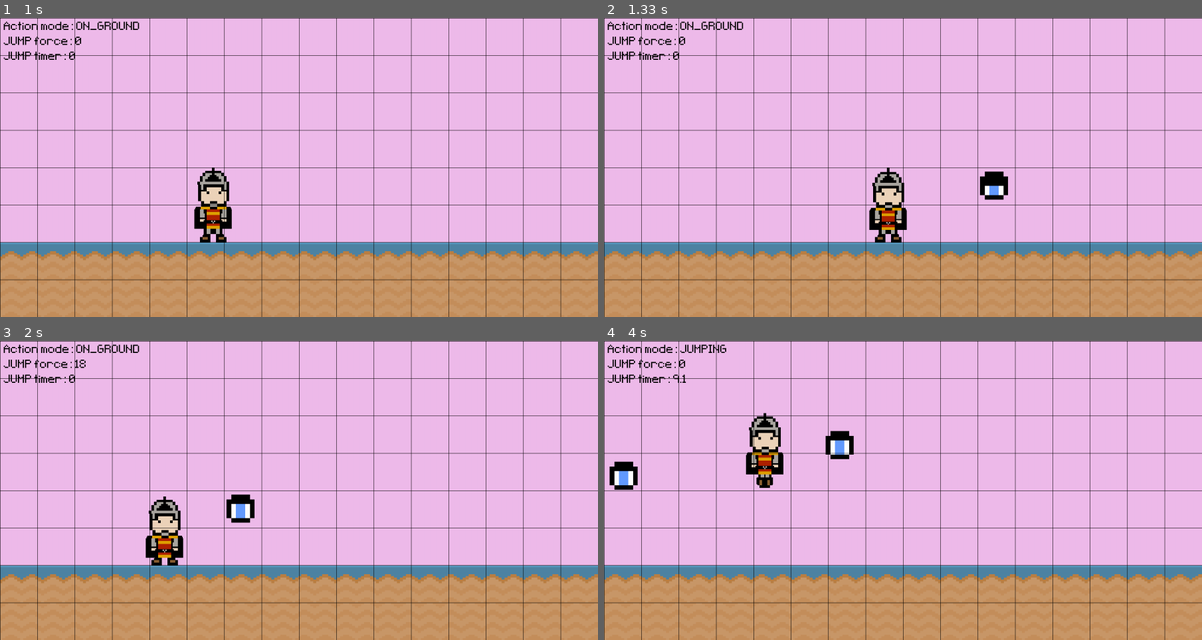
Above: before the commit, frames 1-4 (two rows, left to right).
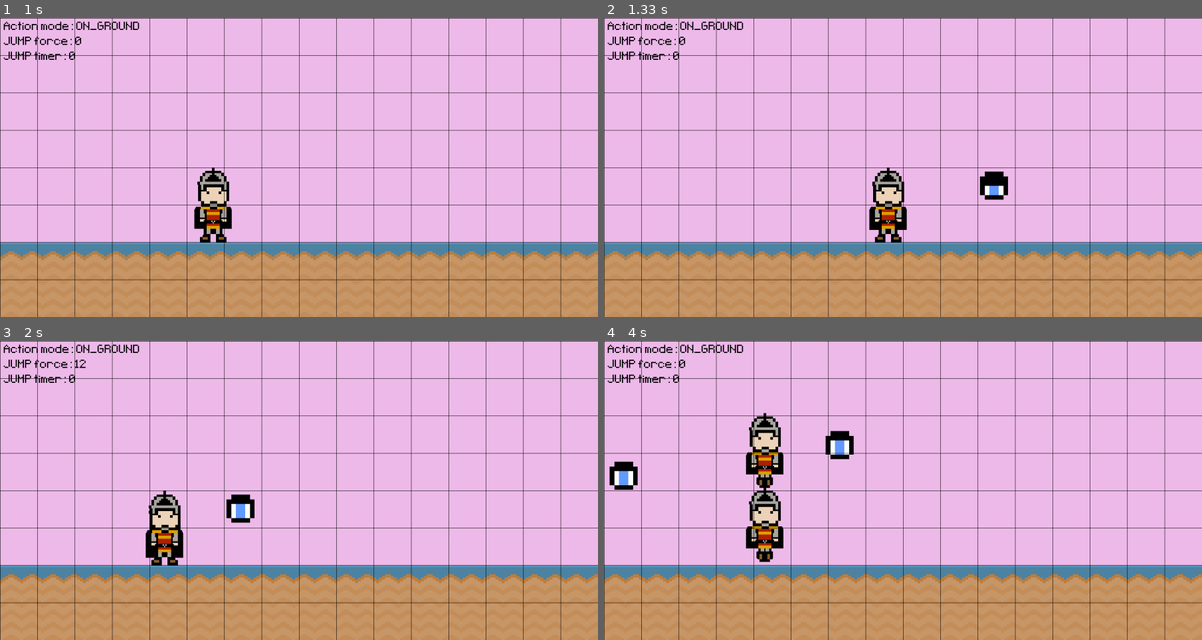
Above: after the commit, the same moments.

Repository: alo40/pygame_pininos
Game: pygame game, started from main_pininos.py
Same seed, same stepped clock (60 frames per second), same inputs: the game is played once before the commit and once after it.
Inputs:
- Up to frame 1 (1 s): hold Right 0.33-0.8 s; hold Right from 0.83 s (still down)
- Up to frame 2 (1.33 s): release Right at 1.3 s
- Up to frame 3 (2 s): hold Left 1.33-1.87 s; hold Down from 1.9 s (still down)
- Up to frame 4 (4 s): release Down at 2.2 s; hold Left 2.23-2.63 s; hold Right 2.67-3.3 s; hold Down 3.33-3.7 s; hold Left from 3.73 s (still down)

Frame 1 is identical in both runs. In frame 2, 0.3% of the frame differs, in the area x 44-51%, y 51-71%; in frame 3, 0.7%; in frame 4, 1.4%, in the area x 11-30%, y 1-74%.

Commit message:
added class Hero in main file

Diff:
--- a/main_pininos.py
+++ b/main_pininos.py
@@ -2,6 +2,128 @@
 from sys import exit
 from random import randint
 from enum import Enum
+
+class Hero(pg.sprite.Sprite):
+
+    def __init__(self):
+        super().__init__()
+
+        # parameters
+        self.jump_force = 0
+        self.jump_force_max = 100
+        self.jump_timer = 0
+        self.jump_velocity = 0
+        self.jump_pixel = 0
+        self.action = action.ON_GROUND
+
+        # standing frames
+        stand_01 = pg.image.load('graphics/soldier_simple_standing1.png').convert_alpha()
+        stand_02 = pg.image.load('graphics/soldier_simple_standing2.png').convert_alpha()
+        stand_03 = pg.image.load('graphics/soldier_simple_standing1.png').convert_alpha()
+        stand_04 = stand_02
+        standing_frames = [stand_01, stand_02, stand_03, stand_04]
+
+        # crouching frames
+        crouch_01 = pg.image.load('graphics/soldier_simple_jumping2.png').convert_alpha()
+        crouch_02 = pg.image.load('graphics/soldier_simple_jumping3.png').convert_alpha()
+        crouch_03 = pg.image.load('graphics/soldier_simple_jumping4.png').convert_alpha()
+        crouch_04 = pg.image.load('graphics/soldier_simple_jumping5.png').convert_alpha()
+        crouch_05 = pg.image.load('graphics/soldier_simple_jumping6.png').convert_alpha()
+        crouch_06 = pg.image.load('graphics/soldier_simple_jumping7.png').convert_alpha()
+        crouch_07 = pg.image.load('graphics/soldier_simple_jumping8.png').convert_alpha()
+        crouch_08 = pg.image.load('graphics/soldier_simple_jumping9.png').convert_alpha()
+        crouching_frames = [crouch_01, crouch_02, crouch_03, crouch_04,
+                            crouch_05, crouch_06, crouch_07, crouch_08]
+
+        # jumping frames
+        jump_01 = pg.image.load('graphics/soldier_simple_jumping10.png').convert_alpha()  # jumping
+        jumping_frames = [jump_01]
+
+        self.frames = standing_frames + crouching_frames + jumping_frames
+        self.frame_index = 0
+        self.image = self.frames[self.frame_index]
+
+        self.image = pg.image.load('graphics/soldier_simple_standing1.png').convert_alpha()
+        self.rect = self.image.get_rect(midbottom=(200, screen_height - ground_rect.height))
+
+    # def animation(self):
+    #     self.frame_index = 0
+    #     self.image = self.frames[self.frame_index]
+
+    def update(self):
+        # self.standing()
+        self.walking()
+        self.jumping()
+
+    def standing(self):
+
+        # animation
+        self.frame_index += 1
+        if self.frame_index > 3:
+            self.frame_index = 0
+        self.image = self.frames[self.frame_index]
+
+    def walking(self):
+
+        global screen_width, screen_height
+
+        # get key
+        keys = pg.key.get_pressed()
+
+        # press keyboard left
+        if keys[pg.K_LEFT]:
+            self.rect.x -= move_speed
+
+        # press keyboard right
+        elif keys[pg.K_RIGHT]:
+            self.rect.x += move_speed
+
+        # reset position if screen limit is reached
+        if self.rect.left > screen_width: self.rect.right = 0  # redraw hero on left end
+        if self.rect.right < 0: self.rect.left = screen_width  # # redraw hero on right end
+
+    def jumping(self):
+
+        # get key
+        keys = pg.key.get_pressed()
+
+        # jump force
+        if keys[pg.K_DOWN] and self.action == action.ON_GROUND:
+            self.jump_force += 2  # force increase as long key held press
+            if self.jump_force > self.jump_force_max:
+                self.jump_force = self.jump_force_max
+
+            # crouching animation
+            self.frame_index = int(self.jump_force/self.jump_force_max * 8) + 3
+            self.image = self.frames[self.frame_index]
+            print(f'{self.frame_index}')
+
+        elif not self.action == action.JUMPING:
+            self.jump_velocity = self.jump_force
+            self.jump_timer = 0.1  # initiate jump timer > 0
+            self.action = action.JUMPING
+            self.jump_force = 0  # reset after key release
+
+        else:
+            # jumping animation
+            self.frame_index = 12
+            self.image = self.frames[self.frame_index]
+
+        # update jump timer
+        if self.jump_timer > 0 and self.action == action.JUMPING:
+            self.jump_timer += 0.5
+
+        # jump in pixels
+        self.jump_pixel = - self.jump_velocity * self.jump_timer + 0.5 * gravity * self.jump_timer ** 2
+        self.rect.bottom = screen_height - ground_rect.height + self.jump_pixel
+
+        # on ground action
+        if self.rect.bottom >= screen_height - ground_rect.height:
+            self.rect.bottom = screen_height - ground_rect.height
+            self.jump_timer = 0  # reset jump timer
+            self.action = action.ON_GROUND
+
+
 
 # game init
 pg.init()
@@ -72,9 +194,9 @@
 # create a surface to draw the attack on
 attack_surf = pg.Surface((screen_width, screen_height), pg.SRCALPHA)
 
-# set the time to display the attack
-attack_display_time = 2000  # in milliseconds
-attack_start_time = 0
+# # set the time to display the attack
+# attack_display_time = 2000  # in milliseconds
+# attack_start_time = 0
 
 # timers hero standing animation
 timer_hero_standing_animation = pg.USEREVENT + 1  # + 2 is used to avoid conflicts with pygame user events
@@ -104,6 +226,10 @@
     JUMPING = 2
     FALLING = 3
 
+# declare hero
+hero = pg.sprite.GroupSingle()
+hero.add(Hero())
+
 # hero action init
 hero_action = action.ON_GROUND
 
@@ -144,6 +270,9 @@
 
             # update hero surface
             hero_surf = hero_frames[hero_frame_index]
+
+            # update hero image
+            hero.sprite.standing()
 
         ## TIMER EVENT: ENEMY_01 SPAWN #################################################
         if event.type == timer_enemy_01_spawn and not game_over:
@@ -249,6 +378,10 @@
 
         # draw hero
         screen.blit(hero_surf, hero_rect)
+
+        # draw second hero using sprites
+        hero.draw(screen)
+        hero.update()
 
         # Get the state of the keyboard
         keys = pg.key.get_pressed()
@@ -389,15 +522,15 @@
     ## LOOP END ########################################################################
 
     # print hero action on screen
-    text_screen = game_active_font.render(f'Action mode: {hero_action.name}', False, 'Black')
+    text_screen = game_active_font.render(f'Action mode: {hero.sprite.action.name}', False, 'Black')
     screen.blit(text_screen, (10, 10))
 
     # print jump force list on screen
-    text_screen = game_active_font.render(f'JUMP force: {jump_force}', False, 'Black')
+    text_screen = game_active_font.render(f'JUMP force: {hero.sprite.jump_force}', False, 'Black')
     screen.blit(text_screen, (10, 50))
 
     # print game score list on screen
-    text_screen = game_active_font.render(f'JUMP timer: {jump_timer}', False, 'Black')
+    text_screen = game_active_font.render(f'JUMP timer: {hero.sprite.jump_timer}', False, 'Black')
     screen.blit(text_screen, (10, 90))
 
     # # print game score list on screen
